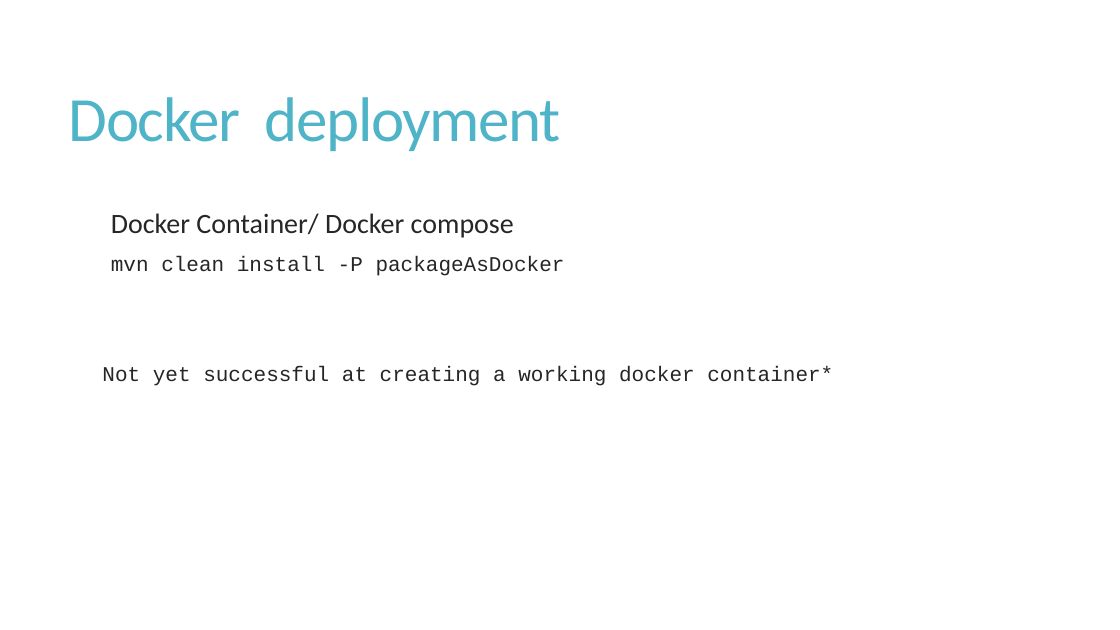
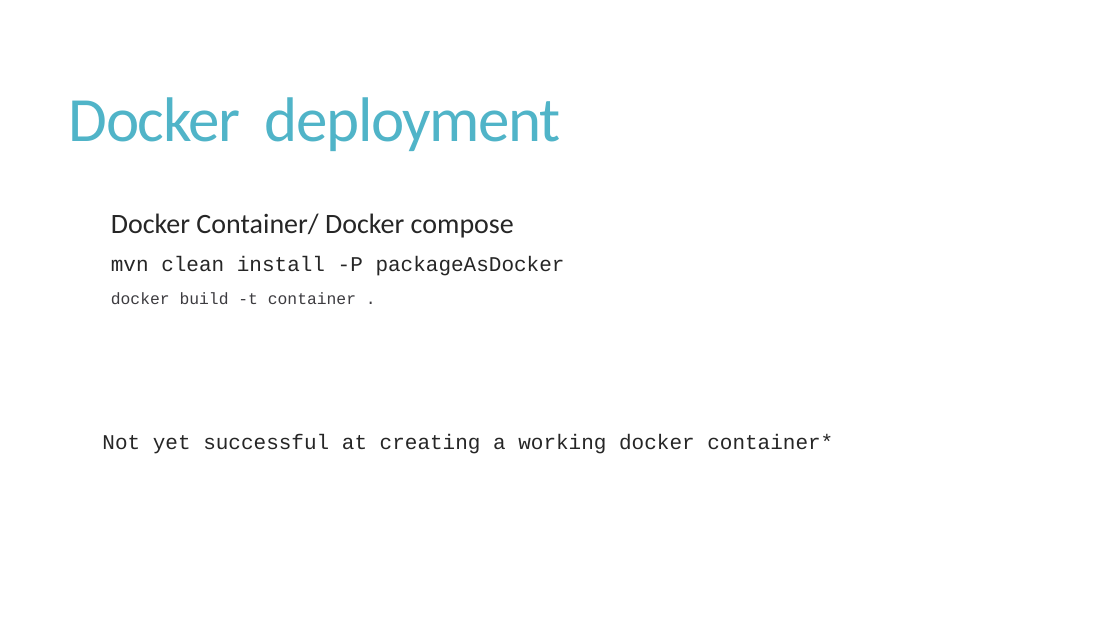
Before and after one commit to com619-2021/HarbourAppA, a slide deck: slide 8 of COM619 DOCUMENTS/hm2.pptm. Drawn at 1120x630 pixels with LibreOffice and Linux fonts; fonts in the diff are those of the drawing. Boxes give left, top, right and bottom in pixels: in the first picture for what was removed or moved away, otherwise in the second. Text is boxed around its words. In the diff, an @@ line names an element or a change of style, - is before the commit and + after.

```diff
--- a/COM619 DOCUMENTS/hm2.pptm
+++ b/COM619 DOCUMENTS/hm2.pptm
@@ text at (111, 292, 356, 304): paragraph added @@
+  docker build -t container .
```
